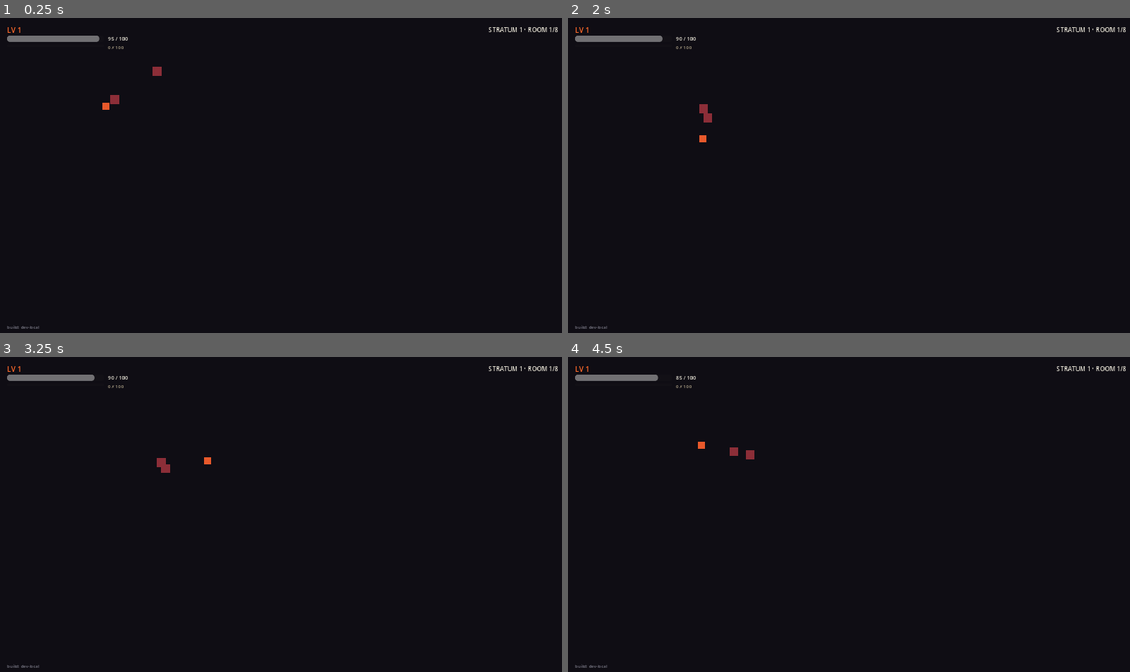
Above: before the commit, frames 1-4 (two rows, left to right).
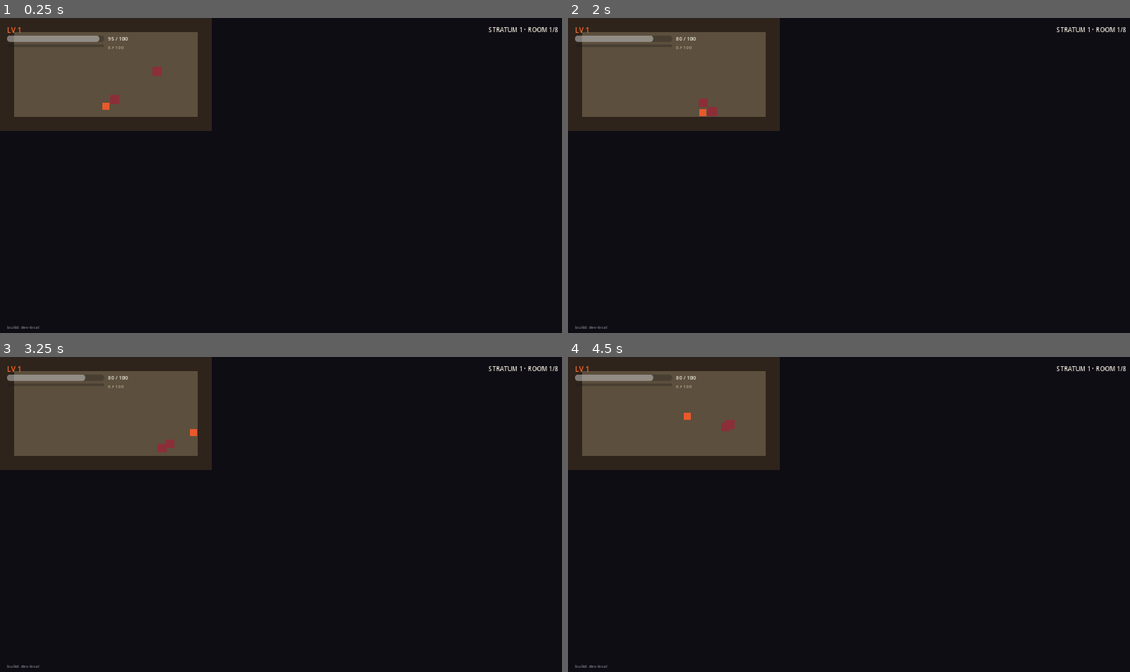
Above: after the commit, the same moments.

Repository: TSandvaer/RandomGame
Game: Godot game, scene res://scenes/Main.tscn
The game is run twice, just before and just after one commit, with the same random seed, the same clock (stepped at 60 frames per second) and the same inputs.
Inputs (mouse positions are in pixels of both pictures, inside the frame that each line leads up to):
- Up to frame 1 (0.25 s): no input
- Up to frame 2 (2 s): tap Enter at 0.5 s; move the mouse to (972, 159) at 0.52 s; hold D (move_right) 0.53-1.28 s; right-click (972, 159) at 0.6 s; click (972, 159) at 0.67 s; move the mouse to (736, 191) at 1.27 s; hold S (move_down) from 1.28 s (still down); click (736, 191) at 1.35 s
- Up to frame 3 (3.25 s): move the mouse to (337, 445) at 2.02 s; release S (move_down) at 2.03 s; hold D (move_right) 2.03-2.78 s; tap Space (dodge) at 2.1 s; move the mouse to (252, 580) at 2.77 s; hold W (move_up) from 2.78 s (still down); tap E (interact) at 2.85 s; click (252, 580) at 2.92 s
- Up to frame 4 (4.5 s): move the mouse to (1017, 564) at 3.52 s; release W (move_up) at 3.53 s; hold Shift (sprint) 3.53-4.28 s; hold A (move_left) from 3.53 s (still down); move the mouse to (680, 467) at 4.27 s; tap X at 4.35 s

The runs differ from the first frame. In frame 1, 13% of the frame differs, in the area x 0-38%, y 0-36%; in frame 2, 13%; in frame 3, 13%, in the area x 0-38%, y 0-37%; in frame 4, 13%.

Commit message:
fix(levels): room boundary collision walls (BB-3)
Player could walk past the visual room edge into untextured void space
in any room (Tess run-024 bug-bash). Two compounding root causes:

1. LevelAssembler.assemble_single never loaded chunk_def.scene_path —
   so the authored chunk geometry (.tscn with floor + walls) lived in
   the resource tree but never reached the running scene tree at all.
2. The s1_room01_chunk only carried North/South walls (no East/West);
   Stratum1BossRoom.tscn carried zero perimeter walls, only an
   ArenaFloor ColorRect.

Fix:
- LevelAssembler now instantiates the chunk's scene_path and parents
  it under the room root before mob spawning. Defensive on load fail.
- s1_room01_chunk.tscn gains WallWest + WallEast (32x256 verticals)
  so Rooms 01..08 get full 4-edge perimeter coverage.
- Stratum1BossRoom.tscn gains WallNorth/South/East/West sized to the
  full 480x270 arena. South wall at y=254..270 keeps the door trigger
  (y=242..258) reachable from the player's spawn point at (240,200).

Paired test: tests/test_room_boundary_walls.gd asserts >=4 perimeter
StaticBody2D walls + >=90% edge coverage on all four sides for the
chunk scene, the boss arena, and three room scenes (01/02/08) at
runtime — catches both the missing-walls regression and the
"chunk authored but not loaded" regression as separate failures.

Closes ClickUp 86c9m393a

Co-Authored-By: Claude Opus 4.7 (1M context) <noreply@anthropic.com>

Diff:
--- a/scenes/levels/Stratum1BossRoom.tscn
+++ b/scenes/levels/Stratum1BossRoom.tscn
@@ -1,6 +1,15 @@
-[gd_scene load_steps=2 format=3 uid="uid://b0embergrave_stratum1_boss_room"]
+[gd_scene load_steps=3 format=3 uid="uid://b0embergrave_stratum1_boss_room"]
 
 [ext_resource type="Script" path="res://scripts/levels/Stratum1BossRoom.gd" id="1_room"]
+
+[sub_resource type="RectangleShape2D" id="RectangleShape2D_boss_wall_n"]
+size = Vector2(480, 32)
+
+[sub_resource type="RectangleShape2D" id="RectangleShape2D_boss_wall_s"]
+size = Vector2(480, 16)
+
+[sub_resource type="RectangleShape2D" id="RectangleShape2D_boss_wall_v"]
+size = Vector2(32, 270)
 
 [node name="Stratum1BossRoom" type="Node2D"]
 script = ExtResource("1_room")
@@ -18,3 +27,55 @@
 offset_right = 480.0
 offset_bottom = 270.0
 color = Color(0.07, 0.06, 0.09, 1)
+
+[node name="WallNorth" type="StaticBody2D" parent="."]
+position = Vector2(240, 16)
+
+[node name="CollisionShape2D" type="CollisionShape2D" parent="WallNorth"]
+shape = SubResource("RectangleShape2D_boss_wall_n")
+
+[node name="Sprite" type="ColorRect" parent="WallNorth"]
+offset_left = -240.0
+offset_top = -16.0
+offset_right = 240.0
+offset_bottom = 16.0
+color = Color(0.12, 0.09, 0.14, 1)
+
+[node name="WallSouth" type="StaticBody2D" parent="."]
+position = Vector2(240, 262)
+
+[node name="CollisionShape2D" type="CollisionShape2D" parent="WallSouth"]
+shape = SubResource("RectangleShape2D_boss_wall_s")
+
+[node name="Sprite" type="ColorRect" parent="WallSouth"]
+offset_left = -240.0
+offset_top = -8.0
+offset_right = 240.0
+offset_bottom = 8.0
+color = Color(0.12, 0.09, 0.14, 1)
+
+[node name="WallWest" type="StaticBody2D" parent="."]
+position = Vector2(16, 135)
+
+[node name="CollisionShape2D" type="CollisionShape2D" parent="WallWest"]
+shape = SubResource("RectangleShape2D_boss_wall_v")
+
+[node name="Sprite" type="ColorRect" parent="WallWest"]
+offset_left = -16.0
+offset_top = -135.0
+offset_right = 16.0
+offset_bottom = 135.0
+color = Color(0.12, 0.09, 0.14, 1)
+
+[node name="WallEast" type="StaticBody2D" parent="."]
+position = Vector2(464, 135)
+
+[node name="CollisionShape2D" type="CollisionShape2D" parent="WallEast"]
+shape = SubResource("RectangleShape2D_boss_wall_v")
+
+[node name="Sprite" type="ColorRect" parent="WallEast"]
+offset_left = -16.0
+offset_top = -135.0
+offset_right = 16.0
+offset_bottom = 135.0
+color = Color(0.12, 0.09, 0.14, 1)
--- a/scenes/levels/chunks/s1_room01_chunk.tscn
+++ b/scenes/levels/chunks/s1_room01_chunk.tscn
@@ -1,7 +1,10 @@
-[gd_scene load_steps=2 format=3 uid="uid://b0embergrave_s1room01_chunk"]
+[gd_scene load_steps=3 format=3 uid="uid://b0embergrave_s1room01_chunk"]
 
 [sub_resource type="RectangleShape2D" id="RectangleShape2D_wall_h"]
 size = Vector2(480, 32)
+
+[sub_resource type="RectangleShape2D" id="RectangleShape2D_wall_v"]
+size = Vector2(32, 256)
 
 [node name="S1Room01Chunk" type="Node2D"]
 
@@ -37,3 +40,29 @@
 offset_right = 240.0
 offset_bottom = 16.0
 color = Color(0.18, 0.14, 0.11, 1)
+
+[node name="WallWest" type="StaticBody2D" parent="."]
+position = Vector2(16, 128)
+
+[node name="CollisionShape2D" type="CollisionShape2D" parent="WallWest"]
+shape = SubResource("RectangleShape2D_wall_v")
+
+[node name="Sprite" type="ColorRect" parent="WallWest"]
+offset_left = -16.0
+offset_top = -128.0
+offset_right = 16.0
+offset_bottom = 128.0
+color = Color(0.18, 0.14, 0.11, 1)
+
+[node name="WallEast" type="StaticBody2D" parent="."]
+position = Vector2(464, 128)
+
+[node name="CollisionShape2D" type="CollisionShape2D" parent="WallEast"]
+shape = SubResource("RectangleShape2D_wall_v")
+
+[node name="Sprite" type="ColorRect" parent="WallEast"]
+offset_left = -16.0
+offset_top = -128.0
+offset_right = 16.0
+offset_bottom = 128.0
+color = Color(0.18, 0.14, 0.11, 1)
--- a/scripts/levels/LevelAssembler.gd
+++ b/scripts/levels/LevelAssembler.gd
@@ -46,6 +46,24 @@
 	var size_px: Vector2i = chunk_def.size_px()
 	result.bounds_px = Rect2(Vector2.ZERO, size_px)
 
+	# Instantiate the authored chunk geometry scene, if any. This is what
+	# carries the floor sprite + perimeter wall StaticBody2Ds that prevent
+	# the player from walking off the room edge into the void (BB-3 fix —
+	# `86c9m393a`). Prior to this, `scene_path` was declared on the chunk
+	# def but never loaded, so rooms shipped with no floor or walls at
+	# runtime.
+	if chunk_def.scene_path != "":
+		var packed: PackedScene = load(chunk_def.scene_path) as PackedScene
+		if packed != null:
+			var geometry: Node = packed.instantiate()
+			if geometry != null:
+				result.root.add_child(geometry)
+		else:
+			push_warning(
+				"LevelAssembler: chunk_def.scene_path '%s' failed to load (geometry skipped)"
+					% chunk_def.scene_path
+			)
+
 	# Entry world position — for M1 single-chunk rooms, it's the entry
 	# port if defined, else the chunk's center.
 	var entry_port: ChunkPort = chunk_def.get_entry_port()
--- /dev/null
+++ b/tests/test_room_boundary_walls.gd
@@ -0,0 +1,249 @@
+extends GutTest
+## Boundary-wall invariants for stratum-1 room scenes. BB-3 fix
+## (`86c9m393a` — Tess run-024 bug-bash): the player must not be able to
+## walk off the visual room edge into the void. Each room scene must carry
+## perimeter StaticBody2D walls covering all four edges so the player's
+## CharacterBody2D collides before leaving the room rect.
+##
+## Coverage:
+##   - `scenes/levels/chunks/s1_room01_chunk.tscn` — used by Rooms 01..08.
+##   - `scenes/levels/Stratum1BossRoom.tscn` — boss arena.
+##
+## Why "shape coverage" not just "wall count": authors could rename a wall
+## to satisfy a count assertion while leaving an edge open. We project each
+## StaticBody2D's collision rect onto the room's bounding box and assert
+## that every edge has at least one wall covering >= 90% of its length —
+## that catches "missing east wall" without over-pinning the wall mesh.
+
+# Room scenes under audit. Both must carry full perimeter walls per BB-3.
+# Boss room is 480x270 (Uma full-canvas arena); chunk is 480x256 (15x8 tiles
+# at 32 px each). Rooms 02..08 instance the same chunk so fixing it once
+# fixes the void-walk bug for all 8 normal rooms.
+const CHUNK_SCENE_PATH: String = "res://scenes/levels/chunks/s1_room01_chunk.tscn"
+const BOSS_SCENE_PATH: String = "res://scenes/levels/Stratum1BossRoom.tscn"
+
+# Coverage threshold per edge — tolerates a small doorway / decorative gap
+# while still catching a flat-out missing wall.
+const EDGE_COVERAGE_RATIO: float = 0.9
+
+
+# ---- Helpers ---------------------------------------------------------
+
+# Returns the world-space Rect2 of a CollisionShape2D's RectangleShape2D
+# under its parent StaticBody2D, accounting for the body's position.
+# Returns Rect2() if the shape isn't a RectangleShape2D (other shapes are
+# not used by our boundary walls and would be a bug if added without
+# updating this helper).
+func _wall_world_rect(body: StaticBody2D) -> Rect2:
+	for child in body.get_children():
+		if not (child is CollisionShape2D):
+			continue
+		var cs: CollisionShape2D = child
+		if not (cs.shape is RectangleShape2D):
+			continue
+		var rect_shape: RectangleShape2D = cs.shape
+		var size: Vector2 = rect_shape.size
+		var center: Vector2 = body.position + cs.position
+		return Rect2(center - size * 0.5, size)
+	return Rect2()
+
+
+# Given a list of StaticBody2D walls and the room bounds, returns the
+# total length of `bounds` edge `edge_name` covered by walls touching that
+# edge. Each wall is projected to the relevant axis and overlaps merged.
+func _edge_coverage_px(walls: Array, bounds: Rect2, edge: StringName) -> float:
+	# Range [a, b] is the 1D axis interval of `bounds` along the edge:
+	#   north / south → x axis (bounds.position.x .. bounds.end.x)
+	#   east  / west  → y axis (bounds.position.y .. bounds.end.y)
+	var axis_min: float = 0.0
+	var axis_max: float = 0.0
+	match edge:
+		&"north", &"south":
+			axis_min = bounds.position.x
+			axis_max = bounds.position.x + bounds.size.x
+		&"east", &"west":
+			axis_min = bounds.position.y
+			axis_max = bounds.position.y + bounds.size.y
+		_:
+			return 0.0
+
+	# Tolerance for "wall touches edge" — within 4 px of the edge line.
+	const TOUCH_EPS: float = 4.0
+	var intervals: Array[Vector2] = []
+	for w_any in walls:
+		var w: StaticBody2D = w_any
+		var r: Rect2 = _wall_world_rect(w)
+		if r.size == Vector2.ZERO:
+			continue
+		var on_edge: bool = false
+		match edge:
+			&"north":
+				on_edge = absf(r.position.y - bounds.position.y) <= TOUCH_EPS
+			&"south":
+				on_edge = absf((r.position.y + r.size.y) - (bounds.position.y + bounds.size.y)) <= TOUCH_EPS
+			&"west":
+				on_edge = absf(r.position.x - bounds.position.x) <= TOUCH_EPS
+			&"east":
+				on_edge = absf((r.position.x + r.size.x) - (bounds.position.x + bounds.size.x)) <= TOUCH_EPS
+		if not on_edge:
+			continue
+		var a: float = 0.0
+		var b: float = 0.0
+		match edge:
+			&"north", &"south":
+				a = r.position.x
+				b = r.position.x + r.size.x
+			&"east", &"west":
+				a = r.position.y
+				b = r.position.y + r.size.y
+		# Clamp to the edge's axis range.
+		a = clampf(a, axis_min, axis_max)
+		b = clampf(b, axis_min, axis_max)
+		if b > a:
+			intervals.append(Vector2(a, b))
+
+	# Merge intervals + sum lengths.
+	if intervals.is_empty():
+		return 0.0
+	intervals.sort_custom(func(p: Vector2, q: Vector2) -> bool: return p.x < q.x)
+	var merged: Array[Vector2] = []
+	merged.append(intervals[0])
+	for i in range(1, intervals.size()):
+		var top: Vector2 = merged[merged.size() - 1]
+		var cur: Vector2 = intervals[i]
+		if cur.x <= top.y:
+			# Overlap — extend the top.
+			merged[merged.size() - 1] = Vector2(top.x, maxf(top.y, cur.y))
+		else:
+			merged.append(cur)
+	var total: float = 0.0
+	for iv in merged:
+		total += iv.y - iv.x
+	return total
+
+
+# Collect every StaticBody2D in the scene's tree.
+func _collect_walls(root: Node) -> Array:
+	var out: Array = []
+	if root is StaticBody2D:
+		out.append(root)
+	for child in root.get_children():
+		out.append_array(_collect_walls(child))
+	return out
+
+
+func _instantiate(scene_path: String) -> Node:
+	var packed: PackedScene = load(scene_path)
+	assert_not_null(packed, "scene must load: %s" % scene_path)
+	var inst: Node = packed.instantiate()
+	add_child_autofree(inst)
+	return inst
+
+
+# ---- 1. Chunk scene (Rooms 01..08) ---------------------------------
+
+func test_chunk_scene_has_static_body_walls() -> void:
+	var inst: Node = _instantiate(CHUNK_SCENE_PATH)
+	var walls: Array = _collect_walls(inst)
+	# At least four perimeter walls — N/S/E/W. Authors are free to add more
+	# (e.g. interior pillars in M2) so we assert a floor, not exact equality.
+	assert_gte(walls.size(), 4,
+		"chunk scene must carry >=4 StaticBody2D walls (N/S/E/W); got %d" % walls.size())
+
+
+func test_chunk_scene_covers_all_four_edges() -> void:
+	# Chunk is 15x8 tiles at 32 px = 480x256.
+	var inst: Node = _instantiate(CHUNK_SCENE_PATH)
+	var walls: Array = _collect_walls(inst)
+	var bounds: Rect2 = Rect2(0, 0, 480, 256)
+	for edge: StringName in [&"north", &"south", &"east", &"west"]:
+		var axis_len: float = bounds.size.x if (edge == &"north" or edge == &"south") else bounds.size.y
+		var covered: float = _edge_coverage_px(walls, bounds, edge)
+		var ratio: float = covered / axis_len
+		assert_gte(ratio, EDGE_COVERAGE_RATIO,
+			"chunk %s edge coverage %.2f < %.2f (covered %.0f / %.0f px)" %
+				[String(edge), ratio, EDGE_COVERAGE_RATIO, covered, axis_len])
+
+
+# ---- 2. Boss arena ------------------------------------------------
+
+func test_boss_room_has_static_body_walls() -> void:
+	var inst: Node = _instantiate(BOSS_SCENE_PATH)
+	var walls: Array = _collect_walls(inst)
+	# Boss room script also spawns Area2D triggers (door + StratumExit) — those
+	# are NOT StaticBody2D so they don't enter `walls`. We only count the four
+	# perimeter walls authored in the .tscn.
+	assert_gte(walls.size(), 4,
+		"boss room scene must carry >=4 StaticBody2D walls (N/S/E/W); got %d" % walls.size())
+
+
+func test_boss_room_covers_all_four_edges() -> void:
+	# Boss arena is the full 480x270 canvas (ArenaFloor offset_bottom=270).
+	var inst: Node = _instantiate(BOSS_SCENE_PATH)
+	var walls: Array = _collect_walls(inst)
+	var bounds: Rect2 = Rect2(0, 0, 480, 270)
+	for edge: StringName in [&"north", &"south", &"east", &"west"]:
+		var axis_len: float = bounds.size.x if (edge == &"north" or edge == &"south") else bounds.size.y
+		var covered: float = _edge_coverage_px(walls, bounds, edge)
+		var ratio: float = covered / axis_len
+		assert_gte(ratio, EDGE_COVERAGE_RATIO,
+			"boss room %s edge coverage %.2f < %.2f (covered %.0f / %.0f px)" %
+				[String(edge), ratio, EDGE_COVERAGE_RATIO, covered, axis_len])
+
+
+# ---- 3. Door trigger preserved (BB-3 invariant) -------------------
+
+func test_boss_room_door_trigger_still_reachable() -> void:
+	# Walls must not occlude the boss-room door trigger. The trigger is at
+	# (240, 250) size (80, 16) — i.e. world rect (200..280, 242..258). The
+	# player approaches from the north (spawn at 240, 200) and walks south.
+	# The south wall must start AT OR SOUTH OF y=258 so the player can reach
+	# the trigger before being stopped.
+	var inst: Node = _instantiate(BOSS_SCENE_PATH)
+	var walls: Array = _collect_walls(inst)
+	# Find the south wall (touches the south edge y=270).
+	var south_wall_top: float = INF
+	for w_any in walls:
+		var w: StaticBody2D = w_any
+		var r: Rect2 = _wall_world_rect(w)
+		if r.size == Vector2.ZERO:
+			continue
+		# South wall: bottom edge at y=270 (within 4 px).
+		if absf((r.position.y + r.size.y) - 270.0) <= 4.0:
+			south_wall_top = minf(south_wall_top, r.position.y)
+	assert_lt(south_wall_top, 270.0, "south wall present")
+	# Trigger's south edge is y=258 — wall must start at or below that so the
+	# player can walk into the trigger.
+	assert_gte(south_wall_top, 258.0,
+		"south wall starts at y=%.1f — must be >= 258 to leave the door trigger reachable"
+			% south_wall_top)
+
+
+# ---- 4. Room scene smoke (each scene loads with walls present) ----
+
+func test_each_stratum1_room_scene_has_walls_at_runtime() -> void:
+	# Rooms 01..08 instantiate via LevelAssembler which (post-BB-3 fix) loads
+	# the chunk's `scene_path` and parents it under the room root. After
+	# `_ready` the room's tree must surface the chunk's perimeter walls so
+	# the player physically collides with them at play time. Without this
+	# wiring the chunk geometry is "authored" but never reaches the running
+	# scene tree — the original BB-3 symptom.
+	var room_paths: Array[String] = [
+		"res://scenes/levels/Stratum1Room01.tscn",
+		"res://scenes/levels/Stratum1Room02.tscn",
+		"res://scenes/levels/Stratum1Room08.tscn",
+	]
+	for p: String in room_paths:
+		var inst: Node = _instantiate(p)
+		var walls: Array = _collect_walls(inst)
+		assert_gte(walls.size(), 4,
+			"%s must surface >=4 boundary StaticBody2D walls at runtime; got %d"
+				% [p, walls.size()])
+		var bounds: Rect2 = Rect2(0, 0, 480, 256)
+		for edge: StringName in [&"north", &"south", &"east", &"west"]:
+			var axis_len: float = bounds.size.x if (edge == &"north" or edge == &"south") else bounds.size.y
+			var covered: float = _edge_coverage_px(walls, bounds, edge)
+			var ratio: float = covered / axis_len
+			assert_gte(ratio, EDGE_COVERAGE_RATIO,
+				"%s %s edge runtime coverage %.2f < %.2f"
+					% [p, String(edge), ratio, EDGE_COVERAGE_RATIO])
Not shown, changed: team/STATE.md
